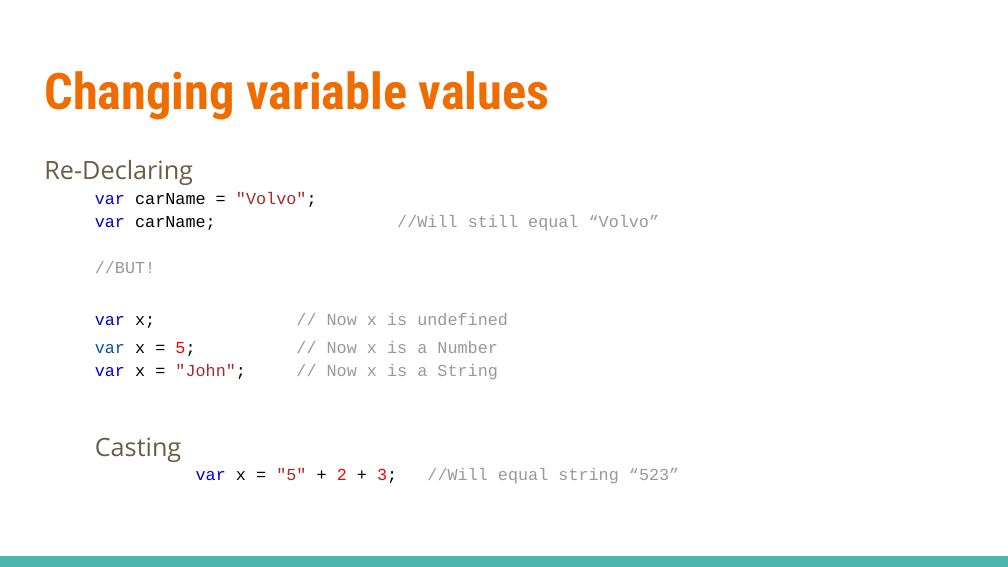
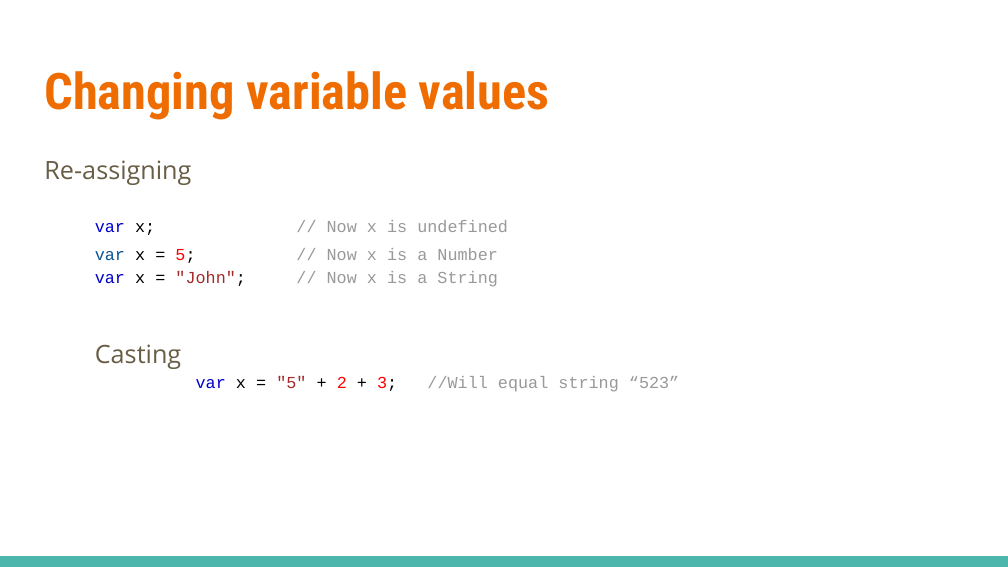
Before and after one commit to linkedin/high-school-trainee, a slide deck: slide 8 of Week_2/Lectures/2.1_JavaScript_Basics.pptx. Drawn at 1008x567 pixels with LibreOffice and Linux fonts; fonts in the diff are those of the drawing. Boxes give left, top, right and bottom in pixels: in the first picture for what was removed or moved away, otherwise in the second. Text is boxed around its words. In the diff, an @@ line names an element or a change of style, - is before the commit and + after.

```diff
--- a/Week_2/Lectures/2.1_JavaScript_Basics.pptx
+++ b/Week_2/Lectures/2.1_JavaScript_Basics.pptx
@@ text at (x1=44, y1=160, x2=191, y2=185): text changed; size 12 to 18 pt; font Courier New to Open Sans; text colour #999999 to #695D46 @@
-Re-Declaring
-var carName = "Volvo";
-var carName; //Will still equal “Volvo”
-//BUT!
+Re-assigning
```
Also in this commit, not shown: 12 other slides changed, 1 slide removed, 1 other file.
